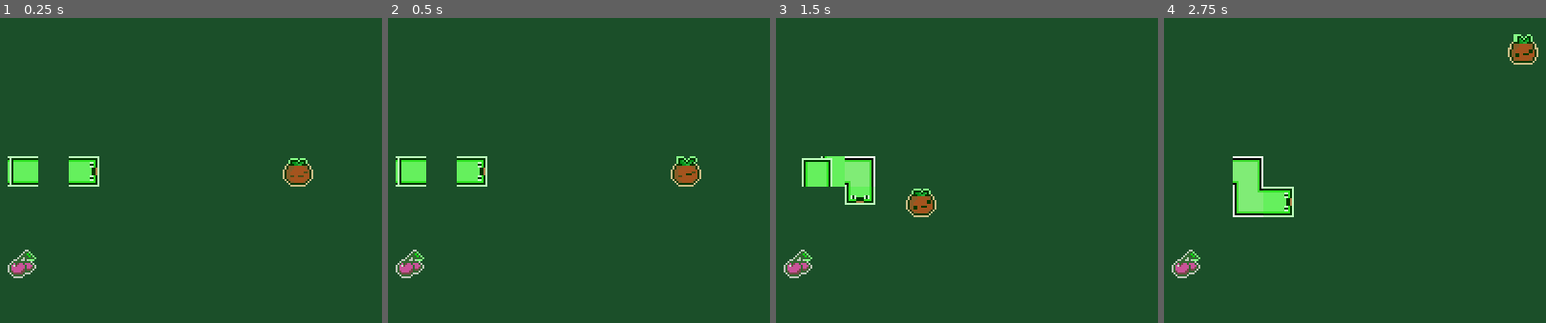
Above: before the commit, frames 1-4 (left to right).
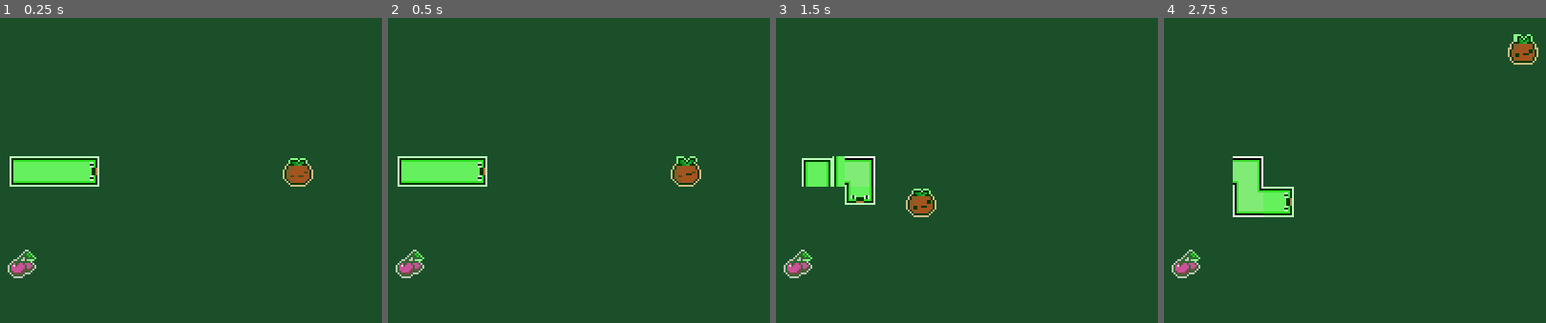
Above: after the commit, the same moments.

Repository: ljzh04/snacke
Game: Godot game, scene res://Main.tscn
Two runs of this game, one before a commit and one after it. Both use one fixed random seed, a clock stepped at 60 frames per second and the inputs below.
Inputs (mouse positions are % of the whole screen's width and height, from its top left):
- Up to frame 1 (0.25 s): no input
- Up to frame 2 (0.5 s): no input
- Up to frame 3 (1.5 s): tap Enter at 0.5 s; move the mouse to (72, 45) at 0.52 s; move the mouse to (30, 55) at 1.27 s
- Up to frame 4 (2.75 s): move the mouse to (60, 28) at 2.02 s
The pictures show only the part of the screen within x 11-61%, y 22-72%; the shares and areas given below are measured in that part.

The runs differ from the first frame. In frame 1, 0.9% of the frame differs, in the area x 2-18%, y 45-56%; in frame 2, 0.9%; in frame 3, 0.2%; in frame 4, nothing differs.

Commit message:
Fix initial snake segment positioning and remove debug logging
- Segments were all placed at same position during initialization
- Now correctly place each segment at previous_positions[i+1]
- Set correct initial rotation for each segment based on tail direction
- Remove diagnostic logging (confirmed grid movement is always cardinal)

The 'diagonal movement' was purely visual - all grid moves are valid and cardinal.

Co-authored-by: Copilot <223556219+Copilot@users.noreply.github.com>

Diff:
--- a/game_manager.gd
+++ b/game_manager.gd
@@ -126,8 +126,27 @@
 		snake_head.previous_positions.append(start_cell - Vector2i(i, 0))
 
 	# Create the visual segments based on the data
+	# Segment i corresponds to previous_positions[i+1]
 	for i in range(initial_snake_length - 1):
-		_add_new_segment()
+		var segment = snake_segment.instantiate()
+		segment.add_to_group("SnakeBody")
+
+		var segment_grid_pos = snake_head.previous_positions[i + 1]
+		segment.global_position = grid_to_world(segment_grid_pos)
+
+		# Set initial rotation based on direction to next segment
+		if i + 2 < snake_head.previous_positions.size():
+			var next_segment_pos = snake_head.previous_positions[i + 2]
+			var initial_dir = Vector2(segment_grid_pos - next_segment_pos)
+			segment.rotation_degrees = _dir_to_degrees(initial_dir)
+		else:
+			# Last segment, face towards previous segment (the head)
+			var prev_segment_pos = snake_head.previous_positions[i]
+			var initial_dir = Vector2(segment_grid_pos - prev_segment_pos)
+			segment.rotation_degrees = _dir_to_degrees(initial_dir)
+
+		get_parent().add_child(segment)
+		snake_segments.append(segment)
 
 	rebuild_board_state()
 	# Set the correct visual state (sprites, rotations) at the start of the game.
@@ -227,12 +246,8 @@
 	# DIAGONAL MOVEMENT VALIDATION: ensure destination is only 1 cell away (cardinal direction)
 	var head_cell = grid.world_to_grid(snake_head.global_position)
 	var move_diff = next_head_cell - head_cell
-	var manhattan = abs(move_diff.x) + abs(move_diff.y)
-	print("VALIDATE: head_cell=%s, next_cell=%s, diff=%s, manhattan=%d, valid=%s" % [head_cell, next_head_cell, move_diff, manhattan, manhattan == 1])
-
-	if manhattan != 1:
+	if abs(move_diff.x) + abs(move_diff.y) != 1:
 		# Diagonal or invalid move - reject it silently
-		print("REJECTED: Diagonal/invalid move - head_cell: %s, next_cell: %s, diff: %s (manhattan: %d)" % [head_cell, next_head_cell, move_diff, manhattan])
 		is_animating = false
 		return
 
--- a/snake_head.gd
+++ b/snake_head.gd
@@ -59,15 +59,8 @@
 
 	var head_cell = game_manager.grid.world_to_grid(global_position)
 	var next_cell = head_cell + Vector2i(int(dir.x), int(dir.y))
-
-	print("MOVE: head_cell=%s, dir=%s, next_cell=%s, is_inside=%s" % [head_cell, dir, next_cell, game_manager.grid.is_cell_inside(next_cell)])
-
 	if not game_manager.grid.is_cell_inside(next_cell):
-		print("DEBUG: Next cell out of bounds - head_cell: %s, dir: %s, next_cell: %s" % [head_cell, dir, next_cell])
-		return
-
-	if abs(int(dir.x)) + abs(int(dir.y)) != 1:
-		print("DEBUG: Non-cardinal direction returned - dir: %s, head_cell: %s, next_cell: %s" % [dir, head_cell, next_cell])
+		return
 
 	last_dir = dir
 	previous_positions.insert(0, next_cell)
@@ -112,8 +105,6 @@
 		var dir = Vector2(next_step - head_grid)
 		# Survival check: if I move here, can I still reach my tail?
 		if _can_reach_tail_after_move(next_step):
-			if abs(int(dir.x)) + abs(int(dir.y)) != 1:
-				print("WARNING: A* returned non-cardinal dir: %s (next_step: %s, head: %s)" % [dir, next_step, head_grid])
 			return dir
 
 	# 2. If A* to target is unsafe, try to move to a neighbor that can still reach the tail
